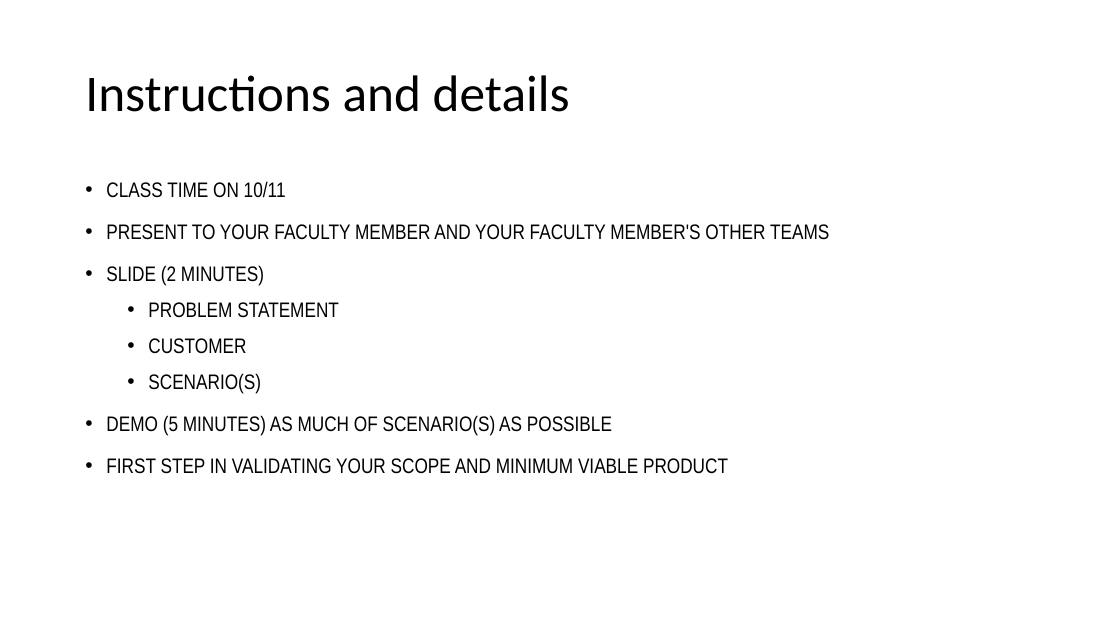
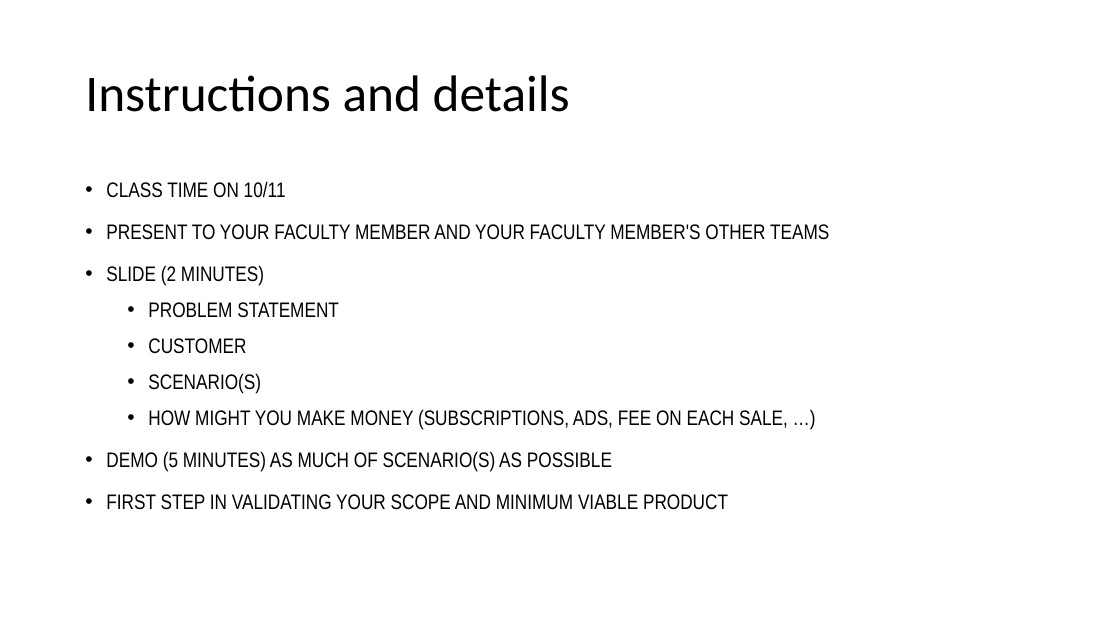
Before and after one commit to mschray/IPro497Sample, a slide deck: slide 1 of Course Content/Mid course presentation template.pptx. Drawn at 1120x630 pixels with LibreOffice and Linux fonts; fonts in the diff are those of the drawing. Boxes give left, top, right and bottom in pixels: in the first picture for what was removed or moved away, otherwise in the second. Text is boxed around its words. In the diff, an @@ line names an element or a change of style, - is before the commit and + after.

Commit message:
Add the money maker
Add the money maker

```diff
--- a/Course Content/Mid course presentation template.pptx
+++ b/Course Content/Mid course presentation template.pptx
@@ text at [148,409,788,430]: paragraph added @@
+• HOW MIGHT YOU MAKE MONEY (SUBSCRIPTIONS, ADS, FEE ON EACH SALE, …)
```
